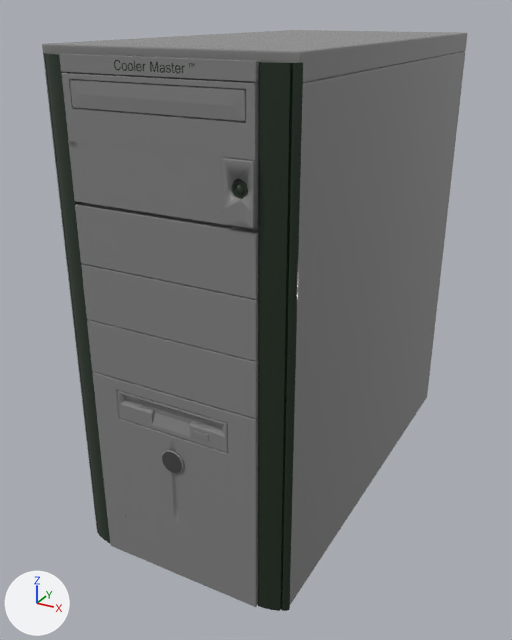
One commit to the FBX model Will found free models/PC1/PC.FBX: the scene before it, then after it.
Before and after are seen from a 50 mm camera at (0.0569, -0.116, 0.0899) aimed at (-0.0038, -0.0057, 0.0347). Lighting does not change. The marker at lower left points along +X, +Y and +Z. Where no turn or scale is listed for an object, it has been applied to the vertices. Vertices at the same position are counted once.

Objects in the first picture: 'Case', 'Rom', 'butncase', 'butnpwr', 'pCube1', 'sides'.
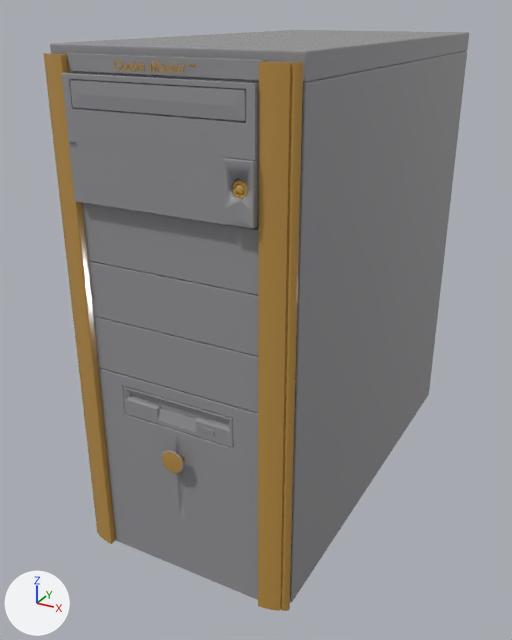
The newer file is also turned or shifted as a whole; pictures and numbers use the older file's frame.

Boxes [x1, y1, x2, y2] around the edits, measured in the pictures (512 x 640 px):
'Case', mesh moved: before [42, 30, 467, 607]; after [50, 30, 469, 602]
'sides', recoloured: [43, 53, 303, 611] in both
'butnpwr', recoloured: [162, 452, 185, 473] in both

What changed in the scene script:
```text
Add mat_default:
    mat_default = principled_material('Default')
    mat_default.base_color = (0.5, 0.282, 0.064)  # orange #bc9148
    mat_default.roughness = 0.118
Change me_mesh_006:
    where me_mesh_006.from_pydata(...)  # 20 vertices, 18 faces; spans x -0.01372..-0.00995, y 0.29988..0.30076, z -0.12731..-0.12343
    remove me_mesh_006.materials.append(mat_chrome08_210)  # black #424242
    add me_mesh_006.materials.append(mat_default)  # orange #bc9148
Change me_mesh_005:
    where me_mesh_005.from_pydata(...)  # 180 vertices, 352 faces; spans x -0.032..0.0079, y 0.3008..0.3028, z -0.1489..-0.0656
    remove me_mesh_005.materials.append(mat_bla)  # dark green #1f2e1f
    add me_mesh_005.materials.append(mat_default)  # orange #bc9148
Change me_mesh_004:
    where me_mesh_004.from_pydata(...)  # 764 vertices, 1434 faces; spans x -0.032..0.0077, y 0.3001..0.3805, z -0.1487..-0.0644
    used by ob_case; location = (0.0121, -0.3403, 0.1498)
    me_mesh_004 part 1: the whole mesh is moved by (0.0, 0.0015, 0.0)
```
